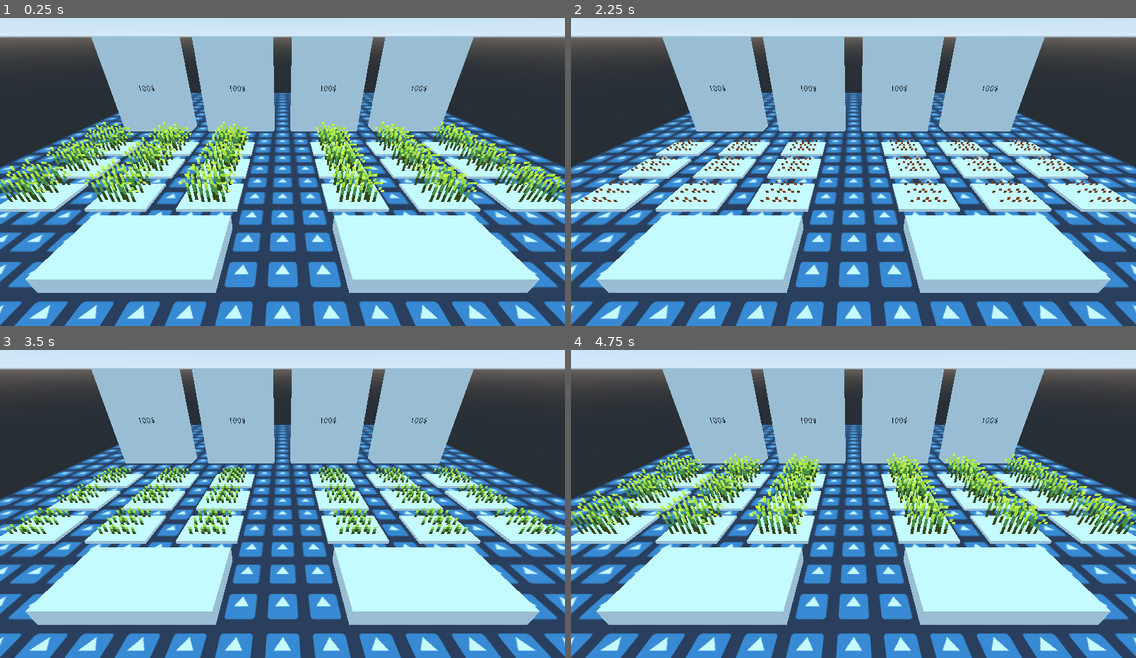
Above: before the commit, frames 1-4 (two rows, left to right).
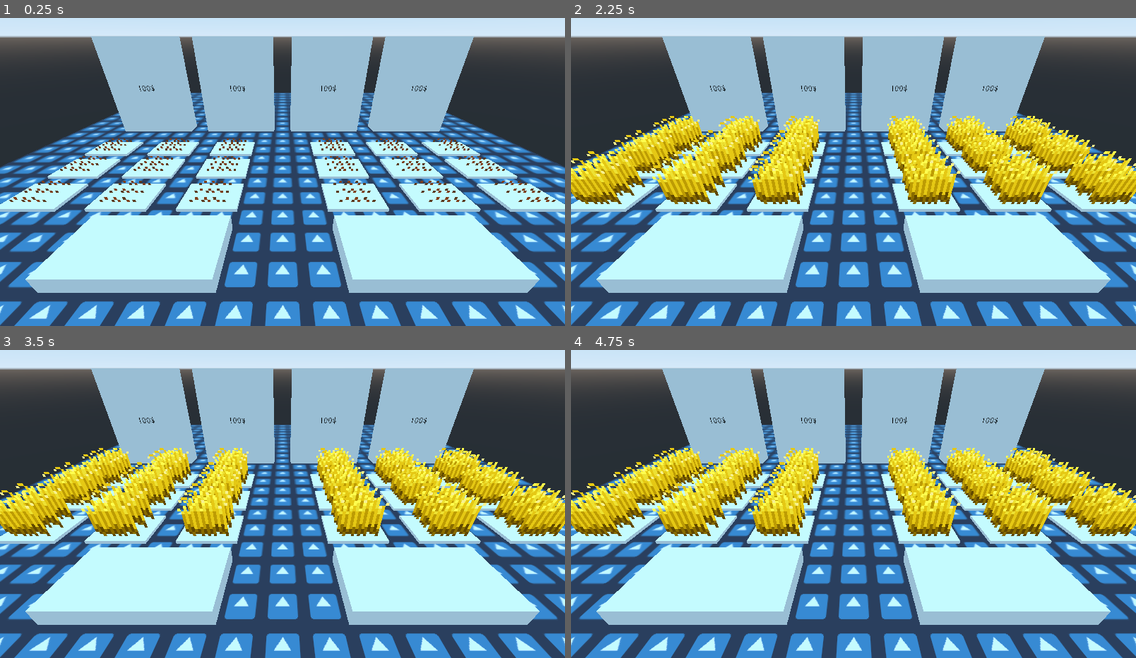
Above: after the commit, the same moments.

Repository: ANamelessGhoul/farmers-market-ld49
Game: Godot game, scene res://scenes/world/world.tscn
Same seed, same stepped clock (60 frames per second), same inputs: the game is played once before the commit and once after it. The engine's default icon, where the game draws it, is replaced by a stand-in: a white triangle on a blue panel in a dark square.
Inputs (mouse positions are in pixels of both pictures, inside the frame that each line leads up to):
- Up to frame 1 (0.25 s): no input
- Up to frame 2 (2.25 s): move the mouse to (977, 150) at 0.52 s; click (977, 150) at 0.67 s; move the mouse to (740, 184) at 1.27 s; click (740, 184) at 1.42 s; tap Enter at 2 s; move the mouse to (910, 98) at 2.02 s; click (910, 98) at 2.17 s
- Up to frame 3 (3.5 s): tap Space at 2.75 s; move the mouse to (254, 562) at 2.77 s; click (254, 562) at 2.92 s
- Up to frame 4 (4.75 s): tap Enter at 3.5 s; move the mouse to (1023, 547) at 3.52 s; click (1023, 547) at 3.67 s; move the mouse to (684, 451) at 4.27 s; click (684, 451) at 4.42 s

The runs differ from the first frame. In frame 1, 8.2% of the frame differs, in the area x 0-100%, y 33-60%; in frame 2, 16%; in frame 3, 16%; in frame 4, 16%, in the area x 0-100%, y 31-61%.

Commit message:
Added plot animation script

Diff:
--- /dev/null
+++ b/scenes/plot/plot.gd
@@ -0,0 +1,8 @@
+extends Spatial
+
+func _on_Area_input_event(_camera, event, _click_position, _click_normal, _shape_idx):
+	if event is InputEventMouseButton:
+		var mouse_button_event := event as InputEventMouseButton
+		if mouse_button_event.is_pressed() and \
+				mouse_button_event.button_index == BUTTON_LEFT:
+			print(name + " clicked!")
--- a/scenes/plot/plot.tscn
+++ b/scenes/plot/plot.tscn
@@ -1,33 +1,44 @@
-[gd_scene load_steps=3 format=2]
+[gd_scene load_steps=6 format=2]
 
 [ext_resource path="res://scenes/plot/crop_frames.tres" type="SpriteFrames" id=1]
+[ext_resource path="res://scenes/plot/plot.gd" type="Script" id=2]
+[ext_resource path="res://scenes/plot/plot_animation.gd" type="Script" id=3]
 
 [sub_resource type="CubeMesh" id=1]
 
+[sub_resource type="BoxShape" id=2]
+extents = Vector3( 2, 0.299684, 2 )
+
 [node name="FarmPlot" type="Spatial"]
+script = ExtResource( 2 )
 
-[node name="Front" type="AnimatedSprite3D" parent="."]
+[node name="Animation" type="Spatial" parent="."]
+script = ExtResource( 3 )
+
+[node name="Front" type="AnimatedSprite3D" parent="Animation"]
 transform = Transform( 20, 0, 0, 0, 20, 0, 0, 0, 1, 0, 1.6, 1 )
 frames = ExtResource( 1 )
 animation = "wheat"
-frame = 2
-playing = true
 
-[node name="Middle" type="AnimatedSprite3D" parent="."]
+[node name="Center" type="AnimatedSprite3D" parent="Animation"]
 transform = Transform( 20, 0, 0, 0, 20, 0, 0, 0, 1, 0, 1.6, 0 )
 frames = ExtResource( 1 )
 animation = "wheat"
-frame = 2
-playing = true
 
-[node name="Back" type="AnimatedSprite3D" parent="."]
+[node name="Back" type="AnimatedSprite3D" parent="Animation"]
 transform = Transform( 20, 0, 0, 0, 20, 0, 0, 0, 1, 0, 1.6, -1 )
 frames = ExtResource( 1 )
 animation = "wheat"
-frame = 2
-playing = true
 
-[node name="FarmPlot2" type="MeshInstance" parent="."]
+[node name="FarmPlot" type="MeshInstance" parent="."]
 transform = Transform( 2, 0, 0, 0, 0.2, 0, 0, 0, 1.5, 0, 0, 0 )
 mesh = SubResource( 1 )
 material/0 = null
+
+[node name="Area" type="Area" parent="."]
+
+[node name="CollisionShape" type="CollisionShape" parent="Area"]
+transform = Transform( 1, 0, 0, 0, 1, 0, 0, 0, 1, 0, 0.105653, 0 )
+shape = SubResource( 2 )
+
+[connection signal="input_event" from="Area" to="." method="_on_Area_input_event"]
--- /dev/null
+++ b/scenes/plot/plot_animation.gd
@@ -0,0 +1,33 @@
+extends Spatial
+
+onready var front_sprite: AnimatedSprite3D = $Front
+onready var center_sprite: AnimatedSprite3D = $Center
+onready var back_sprite: AnimatedSprite3D = $Back
+
+onready var sprites: Array = [front_sprite, center_sprite, back_sprite]
+
+var current_animation = "beet"
+
+func _ready():
+	set_animation("wheat")
+	yield(get_tree().create_timer(0.4), "timeout")
+	show_next_frame()
+	yield(get_tree().create_timer(0.4), "timeout")
+	show_next_frame()
+	yield(get_tree().create_timer(0.4), "timeout")
+	show_next_frame()
+
+func set_animation(animation: String):
+	current_animation = animation
+	for crop_sprite in sprites:
+		var animated_sprite := crop_sprite as AnimatedSprite3D
+		animated_sprite.animation = animation
+		animated_sprite.frame = 0
+
+func show_next_frame():
+	for crop_sprite in sprites:
+		var animated_sprite := crop_sprite as AnimatedSprite3D
+		var frame: int = animated_sprite.frame
+		frame += 1
+		frame = frame % animated_sprite.frames.get_frame_count(current_animation)
+		animated_sprite.frame = frame
